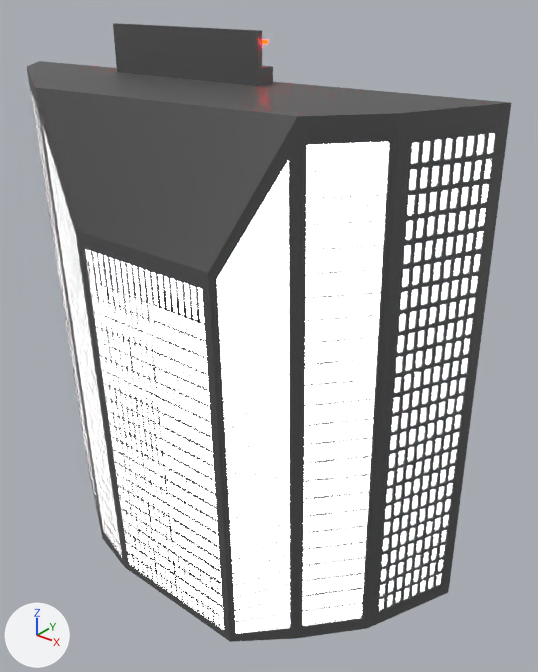
One commit to the FBX model Assets/Models/WesteriaIsland/TheLakeview.fbx: the scene before it, then after it.
The view is the same before and after, from a camera (50 mm lens) standing at (64.1, -68.2, 76.6) and looking at (8.7, 1.1, 33.7). The axes (+X, +Y, +Z) are drawn at lower left. The lights are the same throughout. Where no turn or scale is listed for an object, it has been applied to the vertices. Vertices at the same position are counted once.

Names of what the first picture shows: 'TheLakeview'.
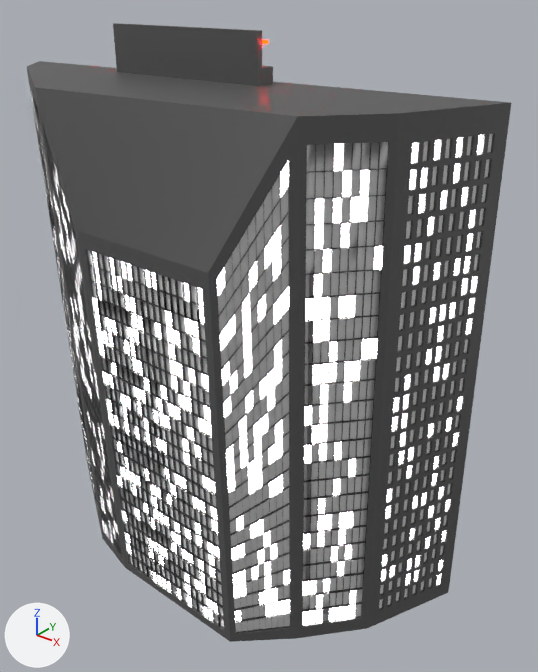
What changed in the scene script:
```text
Add mat_windowoff:
    mat_windowoff = principled_material('windowOff')
    mat_windowoff.base_color = (0.8, 0.8, 0.8)  # white #e7e7e7
Change me_cube_038:
    where me_cube_038.from_pydata(...)  # 14373 vertices, 16050 faces; spans x -34.9..34.9, y -18.7..8.5, z -1.0..71.0
    used by ob_thelakeview; location = (0.0, 0.0, 0.0)
    me_cube_038 part 1: 1488 of the faces centred in x -33.8..33.8, y -18.2..7.3, z 1.6..61.3 switch from mat_window (its picture is missing) to mat_windowoff (white #e7e7e7)
```

What differs and where, as boxes (x1, y1, x2, y2) in the pictures (538 x 672 px):
part 1 of me_cube_038, recoloured
    both: (88, 134, 493, 632)
